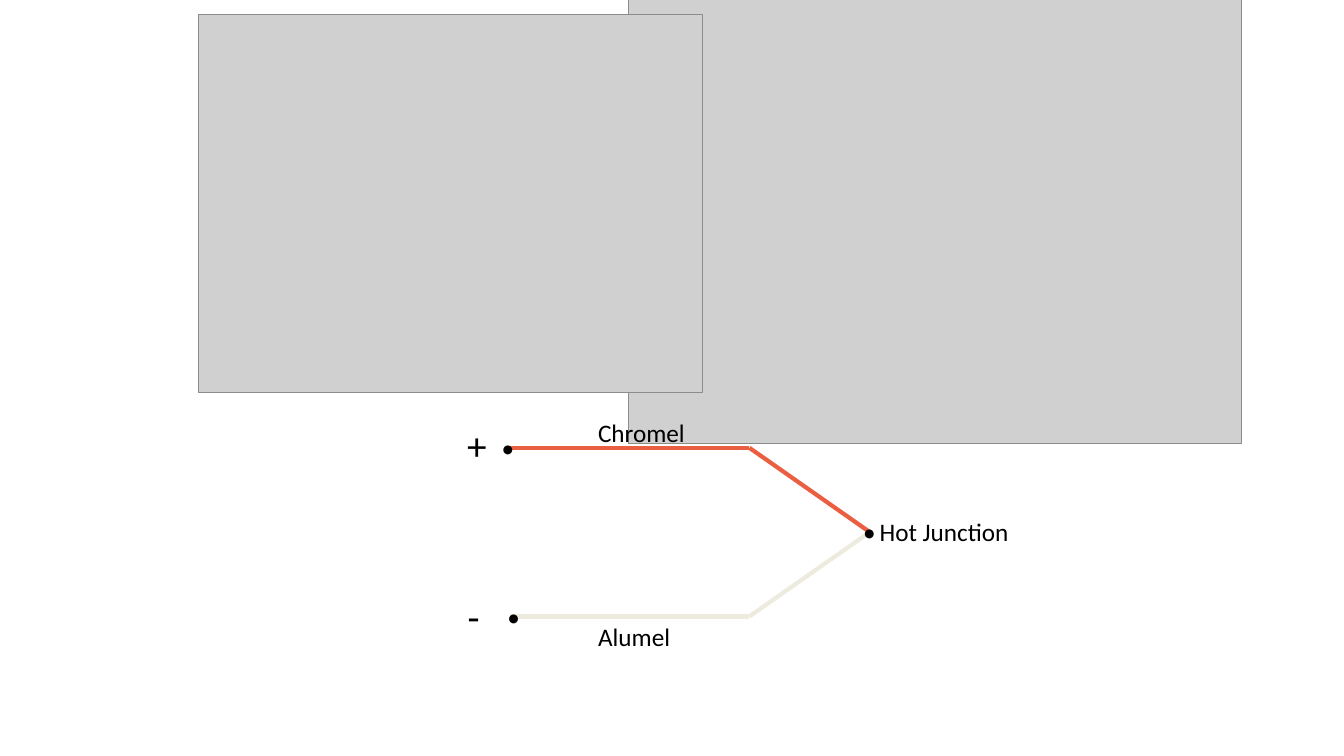
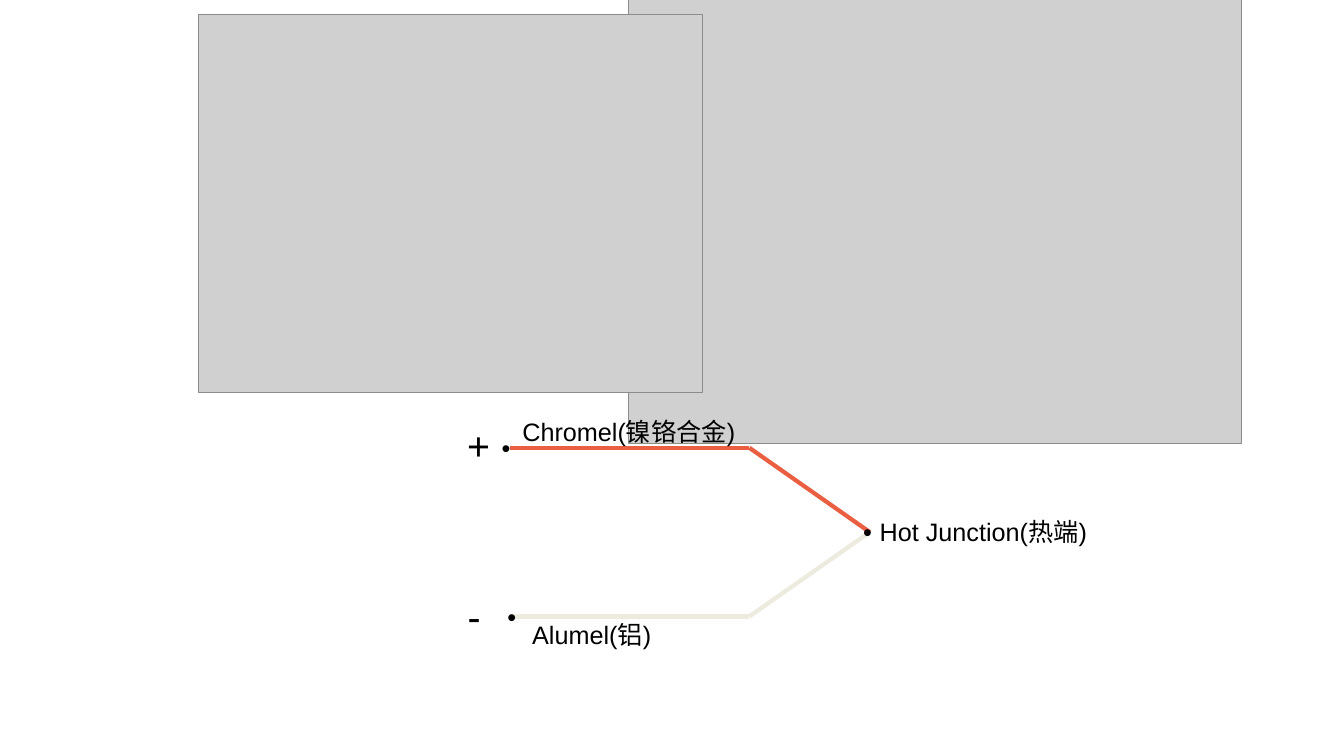
Before and after one commit to SeeedDocument/Grove-1_Wire_Themocouple_Amplifier-MAX31850K, a slide deck: slide 3 of img/pin_map.pptx. Drawn at 1344x756 pixels with LibreOffice and Linux fonts; fonts in the diff are those of the drawing; grey boxes stand for pictures. Boxes give left, top, right and bottom in pixels: in the first picture for what was removed or moved away, otherwise in the second. Text is boxed around its words. In the diff, an @@ line names an element or a change of style, - is before the commit and + after.

```diff
--- a/img/pin_map.pptx
+++ b/img/pin_map.pptx
@@ text at box(522, 421, 735, 447): text changed; font Calibri to Arial @@
-Chromel
+Chromel(镍铬合金)
@@ font Calibri to Arial in 4 elements at box(458, 416, 501, 474), box(497, 596, 526, 636), box(492, 427, 521, 468), box(853, 512, 882, 553) @@
@@ text at box(880, 521, 1087, 547): text changed; font Calibri to Arial @@
-Hot Junction
+Hot Junction(热端)
@@ text at box(532, 624, 651, 650): text changed; font Calibri to Arial @@
-Alumel
+Alumel(铝)
```
Also in this commit, not shown: 3 slides added, 1 slide removed, 5 other files.
